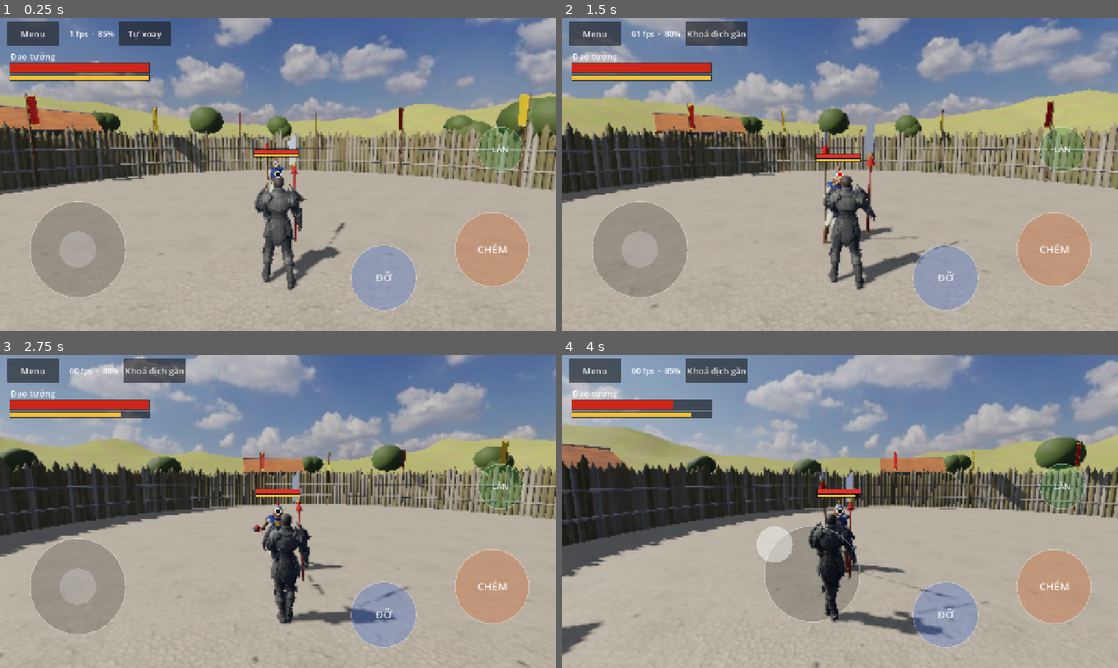
Above: before the commit, frames 1-4 (two rows, left to right).
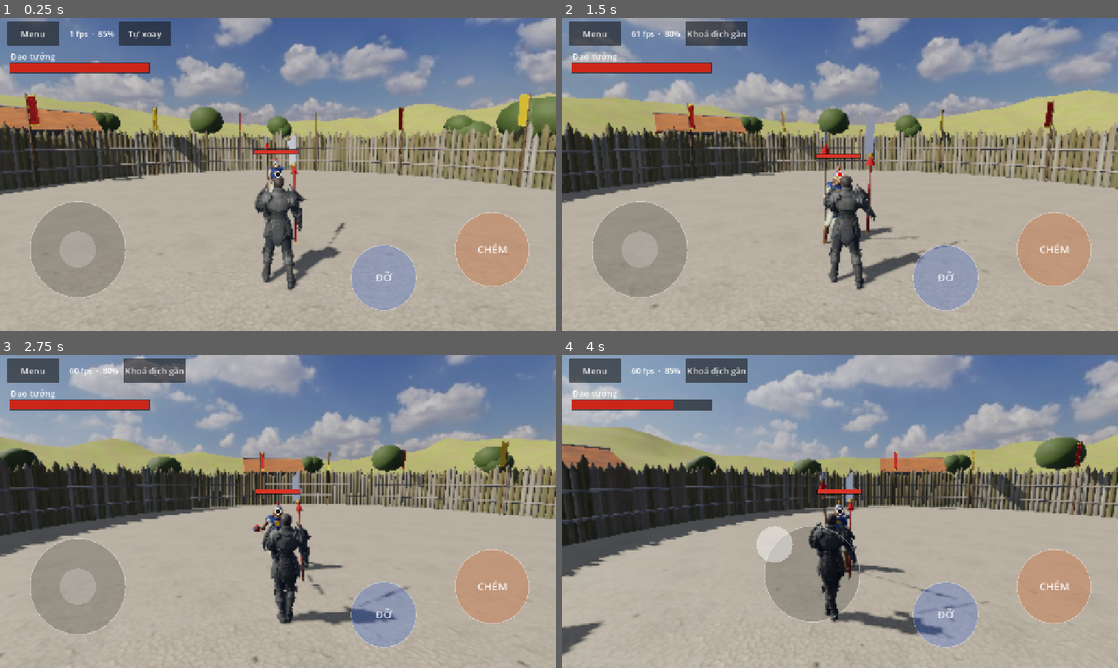
Above: after the commit, the same moments.

Repository: quanace11/MountBladeMobile
Game: Godot game, scene res://scenes/match.tscn
Same seed, same stepped clock (60 frames per second), same inputs: the game is played once before the commit and once after it. This scene is started directly instead of the project's main scene.
Inputs (mouse positions are in pixels of both pictures, inside the frame that each line leads up to):
- Up to frame 1 (0.25 s): no input
- Up to frame 2 (1.5 s): click "Tự xoay" at 0.5 s; move the mouse to (962, 158) at 1.27 s; hold Right from 1.28 s (still down); tap I at 1.35 s; click (962, 158) at 1.42 s
- Up to frame 3 (2.75 s): tap Space at 1.52 s; release Right at 2 s; drag from (166, 527) to (250, 574) at 2.02 s
- Up to frame 4 (4 s): move the mouse to (895, 442) at 2.77 s; hold Right 2.78-3.5 s; tap J at 2.85 s; drag from (812, 574) to (673, 464) at 3.52 s

The runs differ from the first frame. In frame 1, 1.1% of the frame differs, in the area x 1-95%, y 18-50%; in frame 2, 1.1%; in frame 3, 1.0%; in frame 4, 1.2%.

Commit message:
Bỏ nút LĂN và bỏ thể lực như Mount & Blade 2
Nút CHÉM đôi khi không chém vì hết thanh thể lực vàng. M&B2 đánh cận chiến
không tốn thể lực nên mặc định tắt hẳn (use_stamina trong combat_rules):
chém, đỡ không mất gì, đỡ không bị phá thế, HUD không vẽ thanh vàng.
Nút LĂN trên màn hình bị bỏ; trên máy tính vẫn lăn bằng phím Space.

Co-Authored-By: Claude Opus 5.5 <noreply@anthropic.com>
Claude-Session: https://claude.ai/code/session_01QffKCiTfakvzQeGmkV1Yqv

Diff:
--- a/src/data/combat_rules.gd
+++ b/src/data/combat_rules.gd
@@ -39,5 +39,8 @@
 @export var speed_bonus_per_mps: float = 0.08
 @export var speed_bonus_min: float = 0.8
 @export var speed_bonus_max: float = 1.35
+## Có dùng thể lực không. Mount & Blade 2 đánh cận chiến không tốn thể lực: tắt thì chém, đỡ, lăn
+## bao nhiêu cũng được và đỡ không bao giờ bị phá thế.
+@export var use_stamina: bool = false
 ## Thể lực bắt đầu hồi sau khi dùng (giây).
 @export var stamina_regen_delay: float = 0.8
--- a/src/data/input_config.gd
+++ b/src/data/input_config.gd
@@ -24,9 +24,6 @@
 ## Đặt cách mép đủ xa để còn chỗ kéo về mọi hướng.
 @export var attack_button_center: Vector2 = Vector2(0.885, 0.74)
 @export var attack_button_radius: float = 85.0
-## Nút LĂN (phía trên nút CHÉM): bấm để lăn né theo hướng joystick, không đi thì lăn lùi.
-@export var dodge_button_center: Vector2 = Vector2(0.9, 0.42)
-@export var dodge_button_radius: float = 52.0
 ## Mũi tên báo hướng đòn của địch. Mặc định tắt: người chơi đọc hướng từ động tác gồng.
 @export var show_attack_hint: bool = false
 ## Tự ngắm với kiểu chém bằng vuốt: nửa phải, phần phía trên tỉ lệ này (0..1) là vùng kéo
--- a/src/input/player_command_source.gd
+++ b/src/input/player_command_source.gd
@@ -34,8 +34,7 @@
 	c.face_yaw = yaw
 
 	# Gọi cả hai để bàn phím luôn cập nhật trạng thái phím.
-	var key_dodge := keyboard.consume_dodge()
-	c.dodge = touch.consume_dodge() or key_dodge
+	c.dodge = keyboard.consume_dodge()
 	c.block_dir = touch.block_dir()
 	if c.block_dir == Dir.NONE:
 		c.block_dir = keyboard.block_dir()
--- a/src/input/touch_controller.gd
+++ b/src/input/touch_controller.gd
@@ -1,7 +1,6 @@
 class_name TouchController
 extends Node
 ## Nhận chạm đa điểm. Nửa trái là joystick di chuyển. Nửa phải:
-## Nút LĂN phía trên nút CHÉM.
 ## - Kiểu nút (mặc định): nút CHÉM và nút ĐỠ sát góc phải dưới, giữ và kéo để chọn hướng;
 ##   khi tự ngắm thì mọi chỗ trống còn lại là vùng kéo để xoay người.
 ## - Kiểu vuốt: vùng vuốt chém (GestureParser), nút ĐỠ hoặc vuốt gấp khúc;
@@ -31,8 +30,6 @@
 ## Giữ nút CHÉM mà chưa kéo quá khoảng này (ms) thì mới gồng bổ. Kéo ngay thì gồng thẳng
 ## theo hướng kéo, không phải gồng bổ rồi gồng lại từ đầu.
 const ATTACK_DEFAULT_DELAY_MS := 150
-var dodge_index: int = -1
-var _dodge_pending := false
 ## Hệ số cỡ nút, hệ số độ nhạy xoay (từ cài đặt người chơi).
 var button_scale := 1.0
 var look_mult := 1.0
@@ -69,14 +66,6 @@
 	return cfg.attack_button_radius * button_scale
 
 
-func dodge_button_center() -> Vector2:
-	return cfg.dodge_button_center * get_viewport().get_visible_rect().size
-
-
-func dodge_button_radius() -> float:
-	return cfg.dodge_button_radius * button_scale
-
-
 func _input(event: InputEvent) -> void:
 	if cfg == null:
 		return
@@ -96,10 +85,7 @@
 	if pos.y < size.y * cfg.ignore_top_ratio:
 		return
 	var right_side := pos.x >= size.x * cfg.left_zone_ratio
-	if dodge_index == -1 and pos.distance_to(dodge_button_center()) <= dodge_button_radius():
-		dodge_index = index
-		_dodge_pending = true
-	elif attack_button and attack_index == -1 and pos.distance_to(attack_button_center()) <= attack_button_radius():
+	if attack_button and attack_index == -1 and pos.distance_to(attack_button_center()) <= attack_button_radius():
 		attack_index = index
 		attack_touch_pos = pos
 		attack_button_dir = Dir.NONE
@@ -149,8 +135,6 @@
 	elif index == combat_index:
 		combat_index = -1
 		combat.touch_up(pos)
-	elif index == dodge_index:
-		dodge_index = -1
 	elif index == attack_index:
 		attack_index = -1
 		# Bấm rồi nhả không kéo là bổ.
@@ -168,13 +152,6 @@
 	var a := deg_to_rad(_look_accum * cfg.look_sensitivity_deg * look_mult)
 	_look_accum = 0.0
 	return a
-
-
-## true một lần sau khi bấm nút LĂN.
-func consume_dodge() -> bool:
-	var d := _dodge_pending
-	_dodge_pending = false
-	return d
 
 
 ## Vector joystick theo màn hình, x sang phải, y xuống dưới, độ dài 0..1.
--- a/src/sim/combat/combat_resolver.gd
+++ b/src/sim/combat/combat_resolver.gd
@@ -84,15 +84,15 @@
 	if target.state == S.BLOCK and in_cone and dir_ok:
 		var parried := tick - target.block_started_tick <= ctx.ticks(rules.parry_window)
 		if parried:
-			if rules.parry_costs_stamina:
+			if rules.use_stamina and rules.parry_costs_stamina:
 				target.stamina = maxf(0.0, target.stamina - dmg * rules.block_stamina_per_damage)
 			attacker.set_state(S.STAGGER, ctx.ticks(rules.stagger_on_parried))
 			attacker.recoil = true
 			events.append(base.merged({"type": &"parried"}))
 			return
-		var cost := dmg * rules.block_stamina_per_damage
+		var cost := dmg * rules.block_stamina_per_damage if rules.use_stamina else 0.0
 		target.stamina_wait = ctx.ticks(rules.stamina_regen_delay)
-		if target.stamina < cost:
+		if rules.use_stamina and target.stamina < cost:
 			target.stamina = 0.0
 			target.block_dir = Dir.NONE
 			target.set_state(S.STAGGER, ctx.ticks(rules.guard_break_stun))
--- a/src/sim/fighter/fighter_sim.gd
+++ b/src/sim/fighter/fighter_sim.gd
@@ -11,7 +11,7 @@
 		return
 	var w := f.def.weapon
 	if cmd.dodge and (f.state == S.IDLE or f.state == S.BLOCK or f.state == S.WINDUP):
-		if f.stamina >= ctx.rules.dodge_stamina_cost:
+		if not ctx.rules.use_stamina or f.stamina >= ctx.rules.dodge_stamina_cost:
 			_start_dodge(f, cmd, ctx, events)
 			return
 		events.append({"type": &"no_stamina", "id": f.id})
@@ -22,7 +22,7 @@
 			elif cmd.attack_dir != Dir.NONE or (f.buffered_attack_dir != Dir.NONE and tick <= f.buffered_until):
 				var buffered := cmd.attack_dir == Dir.NONE
 				var d := f.buffered_attack_dir if buffered else cmd.attack_dir
-				if f.stamina >= w.attack_stamina_cost:
+				if not ctx.rules.use_stamina or f.stamina >= w.attack_stamina_cost:
 					_start_windup(f, d, events)
 					f.release_queued = cmd.attack_release or buffered
 				elif cmd.attack_release or buffered:
@@ -62,8 +62,7 @@
 static func _start_dodge(f: FighterState, cmd: FighterCommand, ctx: SimContext, events: Array) -> void:
 	var d := cmd.move
 	f.dodge_dir = d.normalized() if d.length() > 0.2 else -f.forward()
-	f.stamina = maxf(0.0, f.stamina - ctx.rules.dodge_stamina_cost)
-	f.stamina_wait = ctx.ticks(ctx.rules.stamina_regen_delay)
+	_spend_stamina(f, ctx.rules.dodge_stamina_cost, ctx)
 	f.attack_dir = Dir.NONE
 	f.block_dir = Dir.NONE
 	f.release_queued = false
@@ -104,6 +103,13 @@
 	events.append({"type": &"attack_started", "id": f.id, "dir": d})
 
 
+static func _spend_stamina(f: FighterState, cost: float, ctx: SimContext) -> void:
+	if not ctx.rules.use_stamina:
+		return
+	f.stamina = maxf(0.0, f.stamina - cost)
+	f.stamina_wait = ctx.ticks(ctx.rules.stamina_regen_delay)
+
+
 ## Đếm thời gian trạng thái; chuyển WINDUP -> RELEASE khi đủ thời gian gồng.
 static func advance_timers(f: FighterState, ctx: SimContext, events: Array) -> void:
 	if not f.is_alive():
@@ -113,8 +119,7 @@
 	match f.state:
 		S.WINDUP:
 			if f.release_queued and f.state_ticks >= ctx.ticks(w.windup_time):
-				f.stamina = maxf(0.0, f.stamina - w.attack_stamina_cost)
-				f.stamina_wait = ctx.ticks(ctx.rules.stamina_regen_delay)
+				_spend_stamina(f, w.attack_stamina_cost, ctx)
 				f.set_state(S.RELEASE)
 				events.append({"type": &"attack_released", "id": f.id, "dir": f.attack_dir})
 		S.DODGE:
--- a/src/ui/hud.gd
+++ b/src/ui/hud.gd
@@ -123,9 +123,11 @@
 		return
 	var p := runner.player()
 	_draw_bar(Vector2(24, 104), Vector2(320, 22), p.hp / p.def.max_hp, Color(0.8, 0.15, 0.1))
-	if _stamina_flash > 0.0:
-		draw_rect(Rect2(Vector2(20, 128), Vector2(328, 20)), Color(1, 0.1, 0.05, _stamina_flash * 0.8))
-	_draw_bar(Vector2(24, 132), Vector2(320, 12), p.stamina / p.def.max_stamina, Color(0.95, 0.75, 0.2))
+	var stamina := runner.sim.ctx.rules.use_stamina
+	if stamina:
+		if _stamina_flash > 0.0:
+			draw_rect(Rect2(Vector2(20, 128), Vector2(328, 20)), Color(1, 0.1, 0.05, _stamina_flash * 0.8))
+		_draw_bar(Vector2(24, 132), Vector2(320, 12), p.stamina / p.def.max_stamina, Color(0.95, 0.75, 0.2))
 	draw_string(_font, Vector2(24, 96), p.def.display_name, HORIZONTAL_ALIGNMENT_LEFT, -1, 20, Color.WHITE)
 
 	_draw_crosshair(p)
@@ -141,7 +143,8 @@
 			continue
 		var sp := cam.unproject_position(head)
 		_draw_bar(sp - Vector2(50, 0), Vector2(100, 9), f.hp / f.def.max_hp, Color(0.85, 0.2, 0.15))
-		_draw_bar(sp - Vector2(50, -11), Vector2(100, 5), f.stamina / f.def.max_stamina, Color(0.95, 0.75, 0.2))
+		if stamina:
+			_draw_bar(sp - Vector2(50, -11), Vector2(100, 5), f.stamina / f.def.max_stamina, Color(0.95, 0.75, 0.2))
 		if ConfigDB.input.show_attack_hint and f.state == S.WINDUP:
 			_draw_hint(CombatResolver.required_block_dir(f, p))
 
--- a/src/ui/touch_overlay.gd
+++ b/src/ui/touch_overlay.gd
@@ -1,6 +1,6 @@
 class_name TouchOverlay
 extends Control
-## Vẽ joystick, nút CHÉM, nút ĐỠ, nút LĂN, nét vuốt và vùng kéo xoay người. Chỉ đọc TouchController.
+## Vẽ joystick, nút CHÉM, nút ĐỠ, nét vuốt và vùng kéo xoay người. Chỉ đọc TouchController.
 
 var touch: TouchController
 var _font: Font
@@ -30,12 +30,6 @@
 	draw_arc(origin, cfg.joystick_radius, 0, TAU, 40, white, 2.0)
 	var knob := origin + touch.move_vector() * cfg.joystick_radius
 	draw_circle(knob, cfg.joystick_radius * 0.38, Color(1, 1, 1, 0.45 if touch.joy_index != -1 else 0.2))
-
-	var dc := touch.dodge_button_center()
-	var dr := touch.dodge_button_radius()
-	draw_circle(dc, dr, Color(0.25, 0.6, 0.3, 0.5 if touch.dodge_index != -1 else 0.28))
-	draw_arc(dc, dr, 0, TAU, 32, Color(1, 1, 1, 0.35), 2.0)
-	draw_string(_font, dc + Vector2(-dr, 7), "LĂN", HORIZONTAL_ALIGNMENT_CENTER, dr * 2.0, 20, Color(1, 1, 1, 0.9))
 
 	if touch.attack_button:
 		_draw_button(touch.attack_button_center(), touch.attack_button_radius(), "CHÉM", touch.attack_index != -1,
--- a/tests/test_base.gd
+++ b/tests/test_base.gd
@@ -47,3 +47,9 @@
 			if e["type"] == type:
 				return e
 	return {}
+
+
+## Bật thể lực (mặc định tắt như Mount & Blade 2) cho test về thể lực.
+func _use_stamina(sim: MatchSim) -> void:
+	sim.ctx.rules = sim.ctx.rules.duplicate()
+	sim.ctx.rules.use_stamina = true
--- a/tests/test_combat.gd
+++ b/tests/test_combat.gd
@@ -32,7 +32,7 @@
 	var b := sim.state.get_fighter(r[1][1])
 	check(not (r[2] as Dictionary).is_empty(), "phải có sự kiện blocked")
 	check_eq(b.hp, b.def.max_hp, "B không mất máu")
-	check(b.stamina < b.def.max_stamina, "B mất thể lực khi đỡ")
+	check(b.stamina == b.def.max_stamina, "kiểu M&B2: đỡ không mất thể lực")
 	check_eq(sim.state.get_fighter(r[1][0]).state, FighterState.State.STAGGER, "A bị khựng")
 	check(sim.state.get_fighter(r[1][0]).recoil, "A khựng vì bị đỡ (vũ khí dội lại), không phải vì trúng đòn")
 	check_eq(b.state, FighterState.State.BLOCK, "B vẫn giữ thế đỡ, không bị khựng")
@@ -97,11 +97,23 @@
 
 func test_guard_breaks_without_stamina() -> void:
 	var sim := make_sim()
+	_use_stamina(sim)
 	var ids := face_off(sim, "dao_tuong", "dao_tuong", 1.5)
 	sim.state.get_fighter(ids[1]).stamina = 1.0
 	var fn := func(t: int) -> Dictionary:
 		return {ids[0]: cmd(Dir.RIGHT, t == 1), ids[1]: cmd(Dir.NONE, false, Dir.LEFT)}
 	check(not run_until(sim, fn, &"guard_broken").is_empty(), "hết thể lực thì bị phá thế")
+
+
+func test_no_stamina_attacks_never_refused() -> void:
+	# Mặc định không dùng thể lực: dù thanh thể lực về 0 vẫn chém, vẫn đỡ không bị phá thế.
+	var sim := make_sim()
+	var ids := face_off(sim, "dao_tuong", "dao_tuong", 1.5)
+	sim.state.get_fighter(ids[0]).stamina = 0.0
+	sim.state.get_fighter(ids[1]).stamina = 0.0
+	var fn := func(t: int) -> Dictionary:
+		return {ids[0]: cmd(Dir.RIGHT, t == 1), ids[1]: cmd(Dir.NONE, false, Dir.LEFT)}
+	check(not run_until(sim, fn, &"blocked").is_empty(), "hết thể lực vẫn chém và đỡ được")
 
 
 func test_shield_blocks_any_direction() -> void:
--- a/tests/test_dodge_buffer.gd
+++ b/tests/test_dodge_buffer.gd
@@ -57,11 +57,11 @@
 				missed = true
 	check(not hit and missed, "đang lăn thì đòn chém hụt")
 	check(b.pos.distance_to(start) > 2.0, "lăn đi được quãng dài (%.2f m)" % b.pos.distance_to(start))
-	check(b.stamina < b.def.max_stamina, "lăn tốn thể lực")
 
 
 func test_no_dodge_without_stamina() -> void:
 	var sim := make_sim()
+	_use_stamina(sim)
 	var ids := face_off(sim, "dao_tuong", "dao_tuong", 5.0)
 	var a := sim.state.get_fighter(ids[0])
 	a.stamina = 5.0
Not shown, changed: README.md
